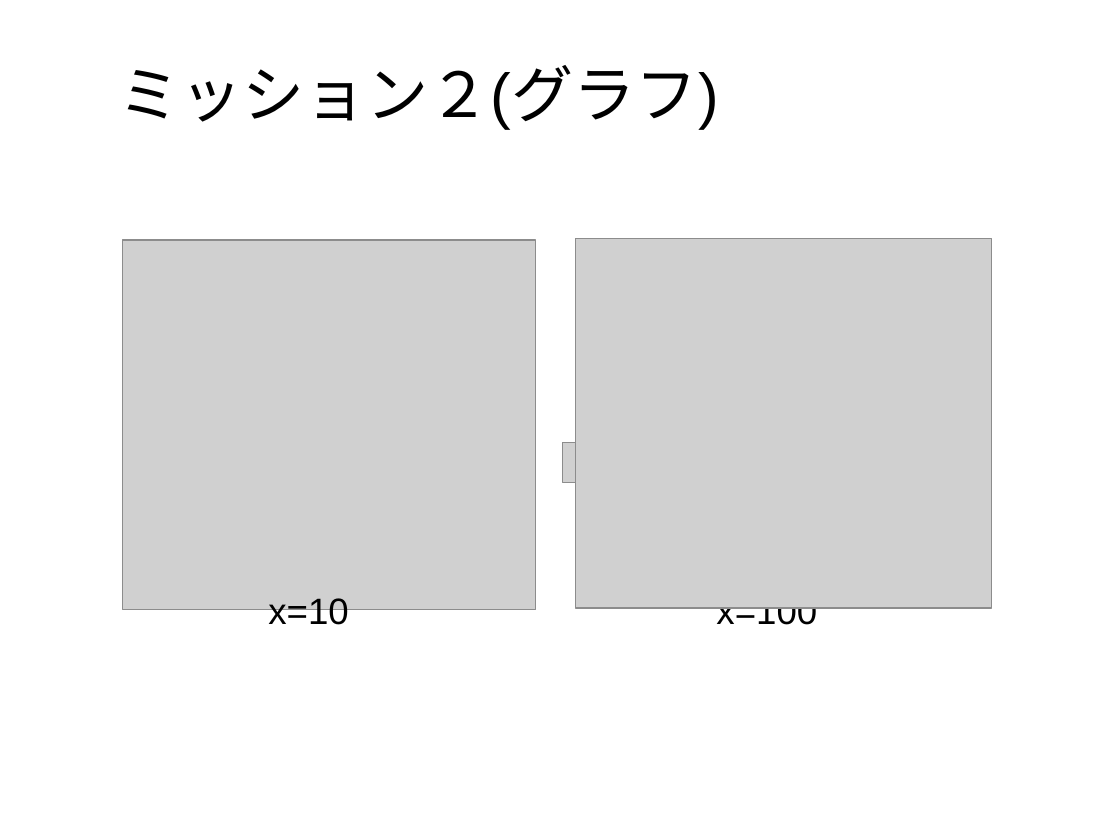
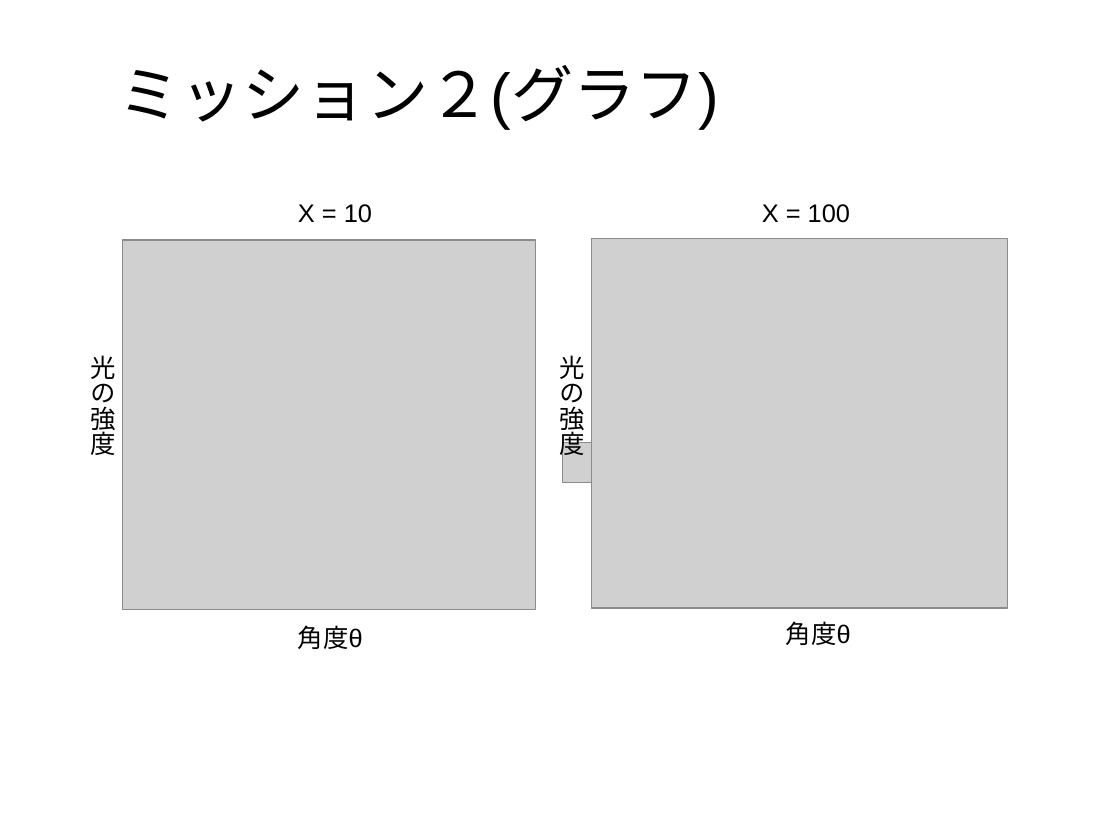
Before and after one commit to Dsaikoro/Storage, a slide deck: slide 11 of presen.odp. Drawn at 1120x840 pixels with LibreOffice and Linux fonts; fonts in the diff are those of the drawing; grey boxes stand for pictures; background and template pictures are left out. Boxes give left, top, right and bottom in pixels: in the first picture for what was removed or moved away, otherwise in the second. Text is boxed around its words. In the diff, an @@ line names an element or a change of style, - is before the commit and + after.

```diff
--- a/presen.odp
+++ b/presen.odp
@@ text added at (x1=298, y1=204, x2=372, y2=223), 18 pt, text #000000 @@
+X = 10
@@ text added at (x1=762, y1=204, x2=850, y2=223), 18 pt, text #000000 @@
+X = 100
@@ picture moved from (x1=576, y1=239, x2=992, y2=609) to (x1=593, y1=239, x2=1008, y2=609) @@
@@ text added at (x1=91, y1=355, x2=116, y2=455), 18 pt, text #000000 @@
+光の強度
@@ text added at (x1=560, y1=355, x2=585, y2=460), 18 pt, text #000000 @@
+光の強度
@@ text removed at (x1=268, y1=598, x2=817, y2=631) @@
-x=10 x=100
@@ text added at (x1=298, y1=625, x2=363, y2=649), 18 pt, text #000000 @@
+角度θ
@@ text added at (x1=786, y1=621, x2=851, y2=645), 18 pt, text #000000 @@
+角度θ
```
Also in this commit, not shown: 5 other slides changed, 3 other files.
